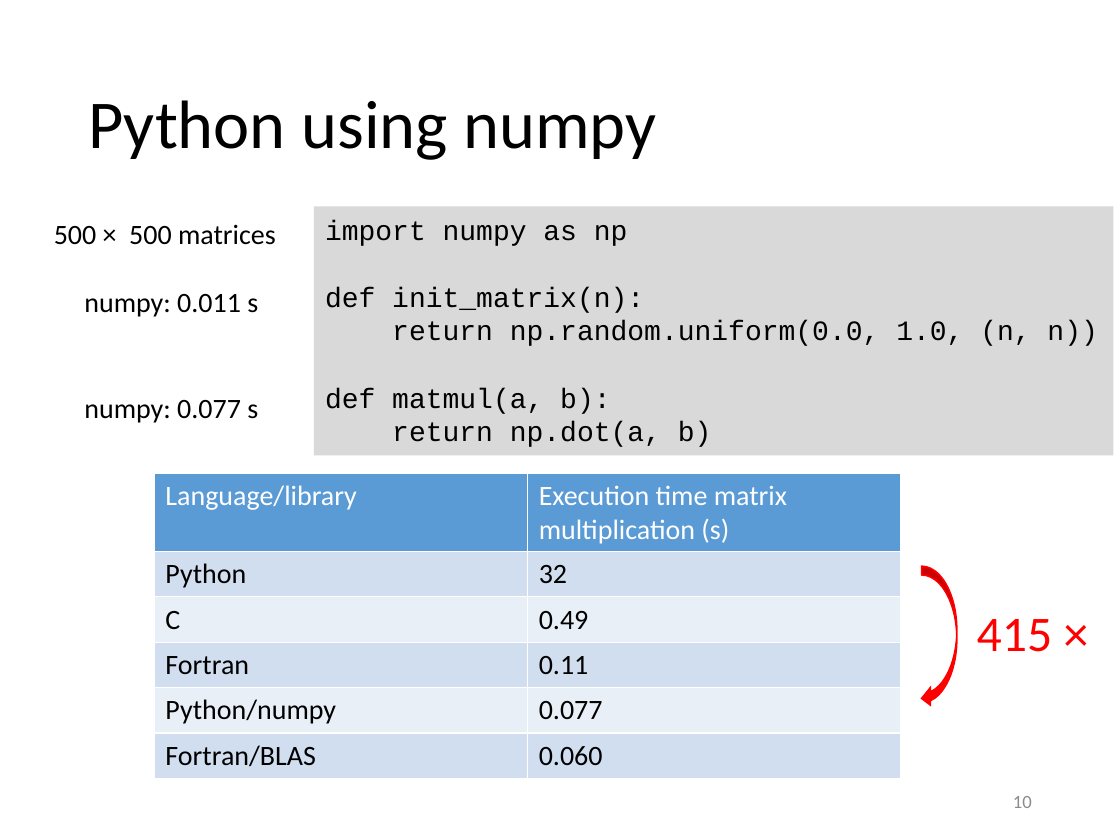
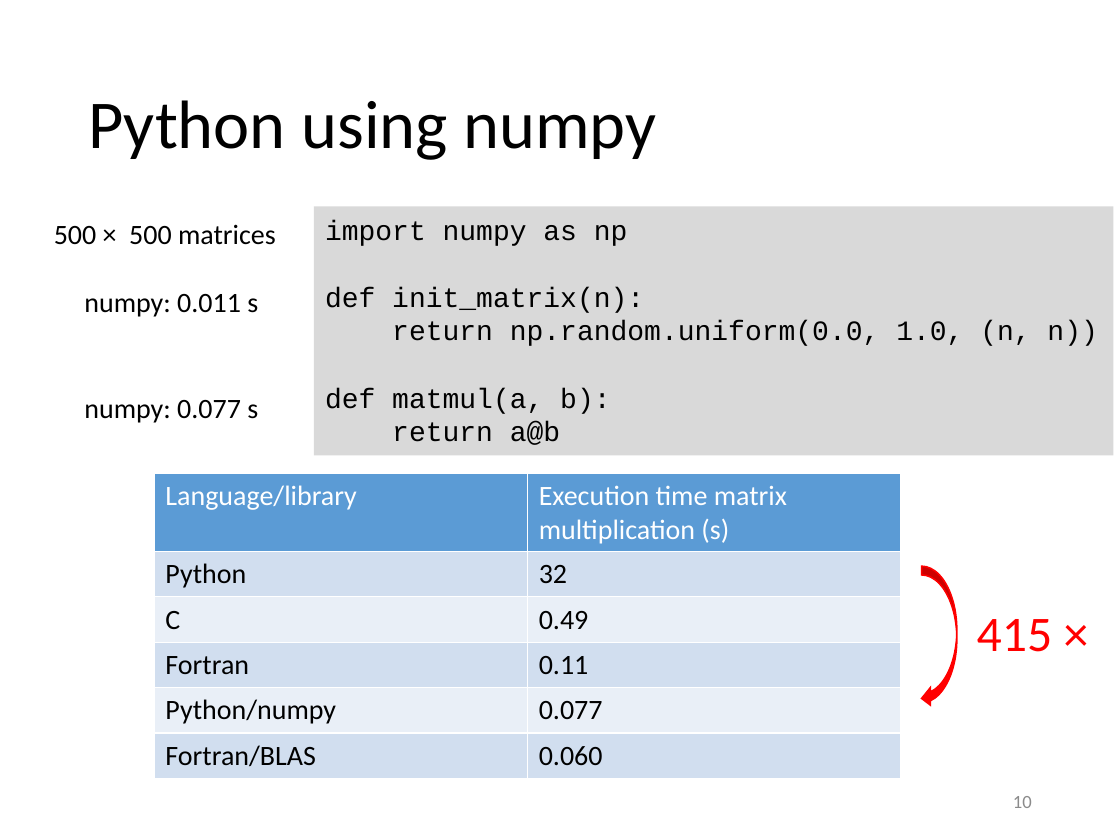
Before and after one commit to gjbex/Python-for-HPC, a slide deck: slide 10 of python_for_hpc.pptx. Drawn at 1120x840 pixels with LibreOffice and Linux fonts; fonts in the diff are those of the drawing. Boxes give left, top, right and bottom in pixels: in the first picture for what was removed or moved away, otherwise in the second. Text is boxed around its words. In the diff, an @@ line names an element or a change of style, - is before the commit and + after.

```diff
--- a/python_for_hpc.pptx
+++ b/python_for_hpc.pptx
@@ text in rectangle at <box>325,388,610,445</box>: text changed @@
-def matmul(a, b):
-return np.dot(a, b)
+def matmul(a, b):
+return a@b
```
Also in this commit, not shown: 2 other slides changed.
